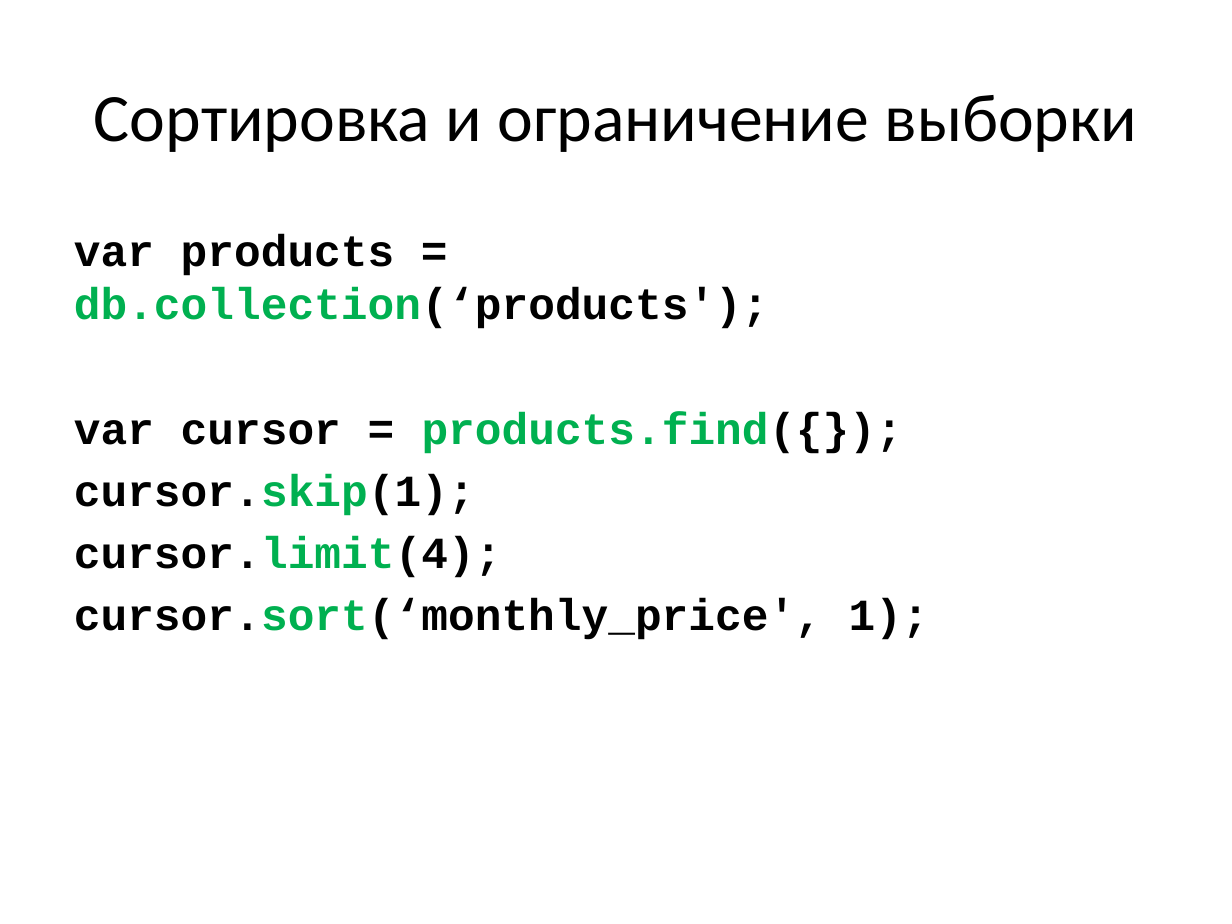
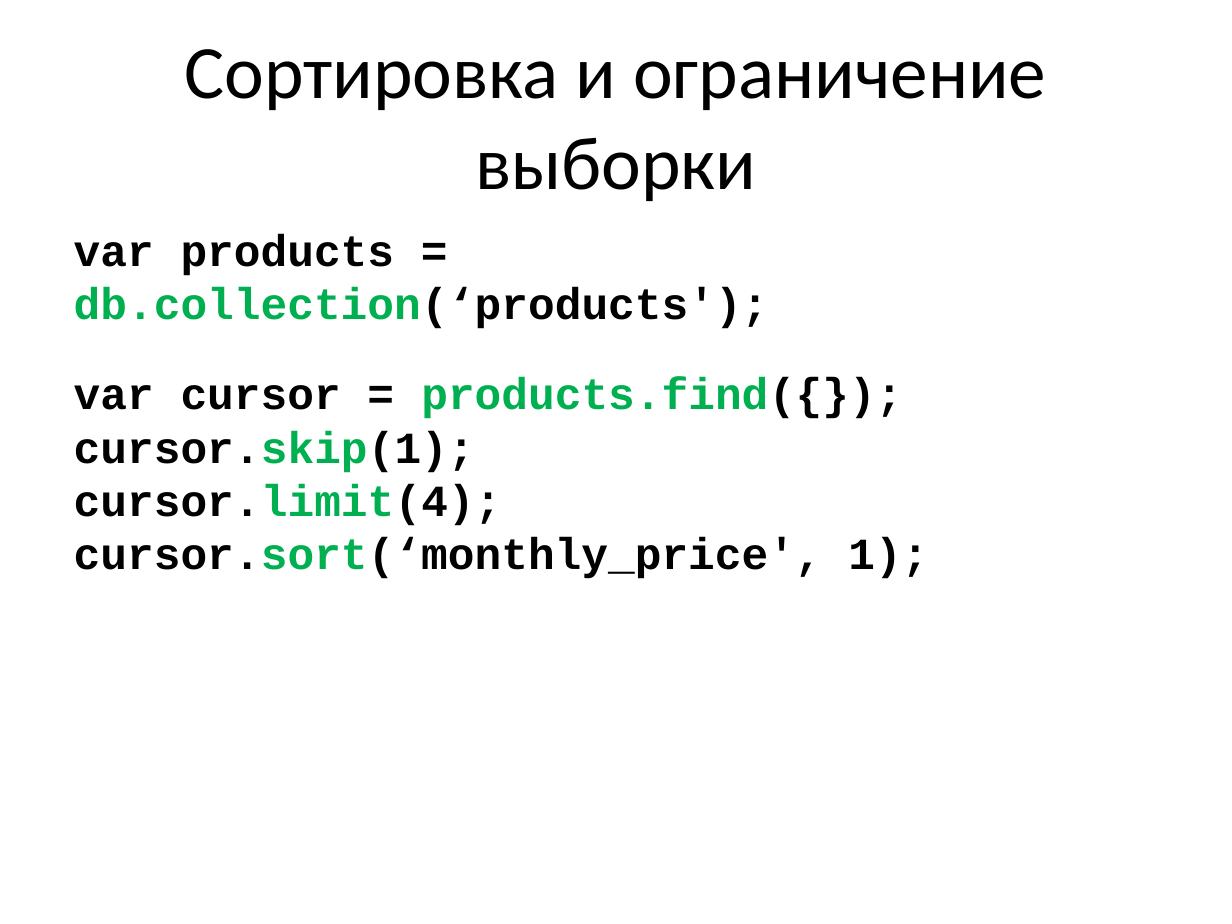
Before and after one commit to elenabenken/seminar_mongodb, a slide deck: slide 41 of seminar_presentation.pptx. Drawn at 1232x924 pixels with LibreOffice and Linux fonts; fonts in the diff are those of the drawing. Boxes give left, top, right and bottom in pixels: in the first picture for what was removed or moved away, otherwise in the second. Text is boxed around its words. In the diff, an @@ line names an element or a change of style, - is before the commit and + after.

```diff
--- a/seminar_presentation.pptx
+++ b/seminar_presentation.pptx
@@ text "Сортировка и ограничение выборки" at (184,49,1046,201): size 39.6 to 44 pt @@
@@ text "var products = db.collection(‘products');" at (74,234,928,579): less space between paragraphs @@
```
Also in this commit, not shown: 44 other slides changed, 1 slide removed.
